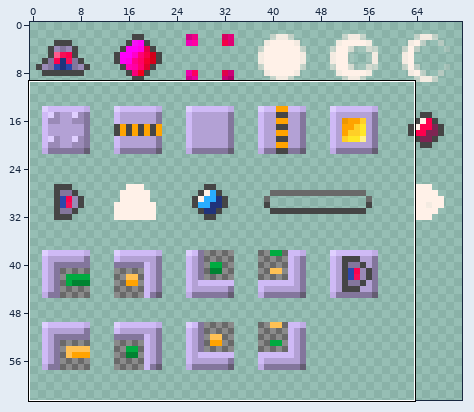
One commit to this sprite sheet: resources/img/tilesheet.png. Above, an overview of the earlier version with the close-up marked.
Close-up. Before the edit:
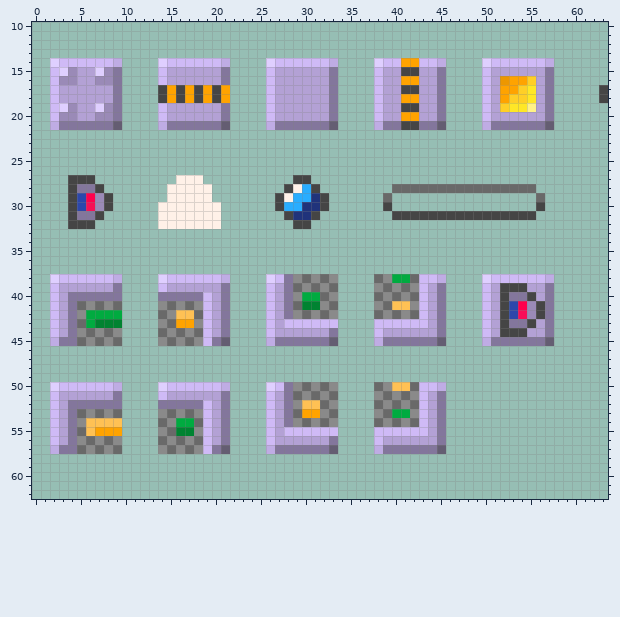
The file is 72x72 pixels. Pixels under 10% opacity are left out. Colours within 5 levels of each other are drawn and written as one. Shown: x 0..63, y 10..62. The wide view leaves out empty margins.
The result:
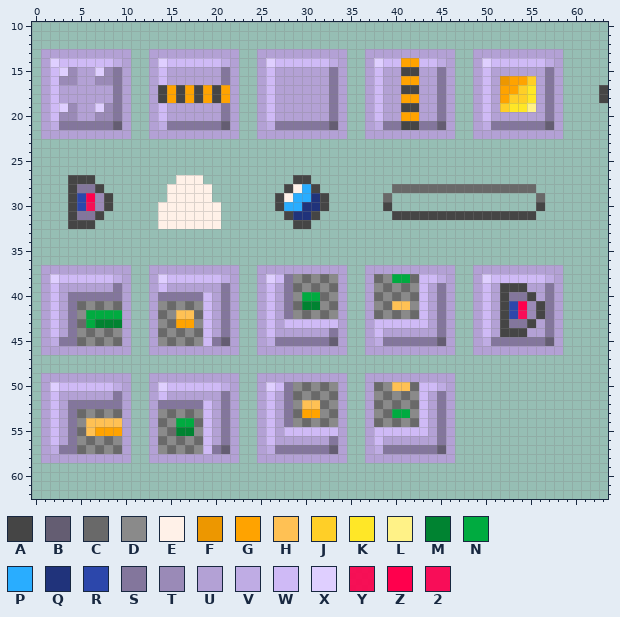
Palette (. is transparent): A #454545  B #645d72  C #696969  D #8a8a8a  E #fff1e8  F #ed9700  G #ffa300  H #ffc154  J #ffcf27  K #ffe727  L #fff287  M #008331  N #00ab40  P #29adff  Q #20337b  R #2c47ab  S #83769c  T #9a8ab7  U #b3a1d5  V #bface4  W #cfbaf6  X #dfcfff  Y #ff004de9  Z #ff004d  2 #f80d58
Diff:
Colour U now appears in row 13 at x 1 to 10, 13 to 22, 25 to 34, 37 to 46 and 49 to 58; in rows 14 to 21 at x 1, 10, 13, 22, 25, 34, 37, 46, 49 and 58; in row 22 at x 1 to 10, 13 to 22, 25 to 34, 37 to 46 and 49 to 58; in row 37 at x 1 to 10, 13 to 22, 25 to 34, 37 to 46 and 49 to 58; in rows 38 to 45 at x 1, 10, 13, 22, 25, 34, 37, 46, 49 and 58; in row 46 at x 1 to 10, 13 to 22, 25 to 34, 37 to 46 and 49 to 58.
Colour U now appears in row 49 at x 1 to 10, 13 to 22, 25 to 34 and 37 to 46; in rows 50 to 57 at x 1, 10, 13, 22, 25, 34, 37 and 46; in row 58 at x 1 to 10, 13 to 22, 25 to 34 and 37 to 46.
Pixel boxes of the changes (left, top, right, bottom) in both close-ups:
added: (41, 49, 563, 139)
added: (41, 265, 563, 463)
